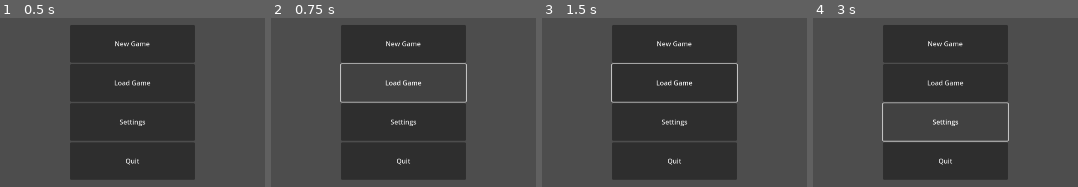
Above: before the commit, frames 1-4 (left to right).
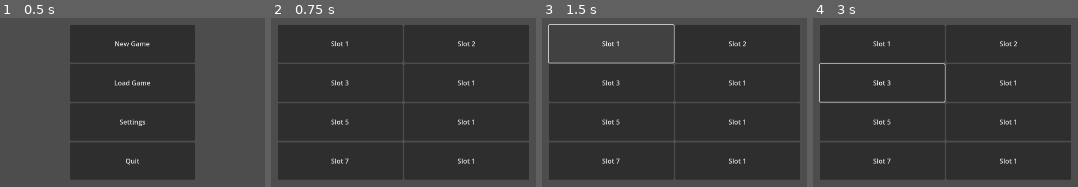
Above: after the commit, the same moments.

Repository: CookiesNKohii/p_TC
Game: Godot game, scene res://CoreScenes/mainMenu.tscn
The game is run twice, just before and just after one commit, with the same random seed, the same clock (stepped at 60 frames per second) and the same inputs.
Inputs (mouse positions are in pixels of both pictures, inside the frame that each line leads up to):
- Up to frame 1 (0.5 s): no input
- Up to frame 2 (0.75 s): click "Load Game" at 0.5 s
- Up to frame 3 (1.5 s): click (610, 43) at 1.25 s, where only the run after the commit has a clickable "Slot 1"
- Up to frame 4 (3 s): click (881, 82) at 2 s, where only the run after the commit has a clickable "Slot 3"; click (945, 122) at 2.75 s, where only the run before the commit has a clickable "Settings"

Frame 1 is identical in both runs. In frame 2, 44% of the frame differs, in the area x 2-98%, y 4-96%; in frame 3, 40%; in frame 4, 45%.

Commit message:
Save/Load menu panel behaviours added

Diff:
--- a/GodotFiles/CoreScenes/mainMenu.gd
+++ b/GodotFiles/CoreScenes/mainMenu.gd
@@ -1,20 +1,52 @@
 extends Control
 
+@onready var savingFile = true
+@onready var loadingFile = null
+@onready var saveFiles = null
+@onready var settingsContainer = $SettingsContainer
+@onready var saveFileContainer = $SaveFilesContainer
+@onready var mainMenuContainer = $MainMenuContainer
+
+@onready var activeContainer = mainMenuContainer
+
+func _process(delta):
+	#print("_")
+	if Input.is_action_just_pressed("Esc"):
+		activeContainer.visible = !activeContainer.visible
+		activeContainer = mainMenuContainer
+		activeContainer.visible = true
+	else:
+		pass
 
 func _on_new_game_pressed(): #when pressed, will make Menu Margin invisible and save files Container visible - funcSAVING == true, funcLOADING == false
-	pass # Replace with function body.
+	print("New Game")
+	activeContainer.visible = !activeContainer.visible
+	savingFile = true
+	loadingFile = false
+	activeContainer = saveFileContainer
+	activeContainer.visible = true
 
 
 
 func _on_load_game_pressed(): #when pressed, will make Menu Margin invisible and save files Container visible - funcSAVING == false, funcLOADING == true
-	pass # Replace with function body.
-
+	print("Load Game")
+	activeContainer.visible = !activeContainer.visible
+	savingFile = false
+	loadingFile = true
+	activeContainer = saveFileContainer
+	if saveFiles == null:
+		savingFile = true
+		loadingFile = false
+		print("Error: No save files available. Press 'New Game' to create a new save")
+		activeContainer.visible = true
+	else:
+		pass
 
 
 
 func _on_settings_pressed(): #when pressed, will make Menu Container invisible and settings Container visible
-	pass # Replace with function body.
-
+	print("Settings")
+	activeContainer = settingsContainer
 
 
 
--- a/GodotFiles/CoreScenes/mainMenu.tscn
+++ b/GodotFiles/CoreScenes/mainMenu.tscn
@@ -11,7 +11,7 @@
 grow_vertical = 2
 script = ExtResource("1_mi0y4")
 
-[node name="MarginContainer" type="MarginContainer" parent="."]
+[node name="MainMenuContainer" type="MarginContainer" parent="."]
 layout_mode = 1
 anchors_preset = 7
 anchor_left = 0.5
@@ -24,31 +24,146 @@
 grow_horizontal = 2
 grow_vertical = 0
 
-[node name="VBoxContainer" type="VBoxContainer" parent="MarginContainer"]
+[node name="VBoxContainer" type="VBoxContainer" parent="MainMenuContainer"]
 custom_minimum_size = Vector2(300, 500)
 layout_mode = 2
 
-[node name="New Game" type="Button" parent="MarginContainer/VBoxContainer"]
+[node name="New Game" type="Button" parent="MainMenuContainer/VBoxContainer"]
 custom_minimum_size = Vector2(300, 90)
 layout_mode = 2
 text = "New Game"
 
-[node name="Load Game" type="Button" parent="MarginContainer/VBoxContainer"]
+[node name="Load Game" type="Button" parent="MainMenuContainer/VBoxContainer"]
 custom_minimum_size = Vector2(300, 90)
 layout_mode = 2
 text = "Load Game"
 
-[node name="Settings" type="Button" parent="MarginContainer/VBoxContainer"]
+[node name="Settings" type="Button" parent="MainMenuContainer/VBoxContainer"]
 custom_minimum_size = Vector2(300, 90)
 layout_mode = 2
 text = "Settings"
 
-[node name="Quit" type="Button" parent="MarginContainer/VBoxContainer"]
+[node name="Quit" type="Button" parent="MainMenuContainer/VBoxContainer"]
 custom_minimum_size = Vector2(300, 90)
 layout_mode = 2
 text = "Quit"
 
-[connection signal="pressed" from="MarginContainer/VBoxContainer/New Game" to="." method="_on_new_game_pressed"]
-[connection signal="pressed" from="MarginContainer/VBoxContainer/Load Game" to="." method="_on_load_game_pressed"]
-[connection signal="pressed" from="MarginContainer/VBoxContainer/Settings" to="." method="_on_settings_pressed"]
-[connection signal="pressed" from="MarginContainer/VBoxContainer/Quit" to="." method="_on_quit_pressed"]
+[node name="SettingsContainer" type="MarginContainer" parent="."]
+visible = false
+layout_mode = 1
+anchors_preset = 7
+anchor_left = 0.5
+anchor_top = 1.0
+anchor_right = 0.5
+anchor_bottom = 1.0
+offset_left = -150.0
+offset_top = -372.0
+offset_right = 150.0
+grow_horizontal = 2
+grow_vertical = 0
+
+[node name="VBoxContainer" type="VBoxContainer" parent="SettingsContainer"]
+custom_minimum_size = Vector2(300, 500)
+layout_mode = 2
+
+[node name="New Game" type="Button" parent="SettingsContainer/VBoxContainer"]
+custom_minimum_size = Vector2(300, 90)
+layout_mode = 2
+text = "New Game"
+
+[node name="Load Game" type="Button" parent="SettingsContainer/VBoxContainer"]
+custom_minimum_size = Vector2(300, 90)
+layout_mode = 2
+text = "Load Game"
+
+[node name="Settings" type="Button" parent="SettingsContainer/VBoxContainer"]
+custom_minimum_size = Vector2(300, 90)
+layout_mode = 2
+text = "Settings"
+
+[node name="Quit" type="Button" parent="SettingsContainer/VBoxContainer"]
+custom_minimum_size = Vector2(300, 90)
+layout_mode = 2
+text = "Quit"
+
+[node name="SaveFilesContainer" type="MarginContainer" parent="."]
+visible = false
+layout_mode = 1
+anchors_preset = 7
+anchor_left = 0.5
+anchor_top = 1.0
+anchor_right = 0.5
+anchor_bottom = 1.0
+offset_left = -150.0
+offset_top = -372.0
+offset_right = 150.0
+grow_horizontal = 2
+grow_vertical = 0
+
+[node name="HBoxContainer" type="HBoxContainer" parent="SaveFilesContainer"]
+layout_mode = 2
+
+[node name="VBoxContainer_" type="VBoxContainer" parent="SaveFilesContainer/HBoxContainer"]
+custom_minimum_size = Vector2(300, 500)
+layout_mode = 2
+
+[node name="Slot1" type="Button" parent="SaveFilesContainer/HBoxContainer/VBoxContainer_"]
+custom_minimum_size = Vector2(300, 90)
+layout_mode = 2
+text = "Slot 1
+"
+
+[node name="Slot3" type="Button" parent="SaveFilesContainer/HBoxContainer/VBoxContainer_"]
+custom_minimum_size = Vector2(300, 90)
+layout_mode = 2
+text = "Slot 3
+"
+
+[node name="Slot5" type="Button" parent="SaveFilesContainer/HBoxContainer/VBoxContainer_"]
+custom_minimum_size = Vector2(300, 90)
+layout_mode = 2
+text = "Slot 5
+"
+
+[node name="Slot7" type="Button" parent="SaveFilesContainer/HBoxContainer/VBoxContainer_"]
+custom_minimum_size = Vector2(300, 90)
+layout_mode = 2
+text = "Slot 7
+"
+
+[node name="VBoxContainer_2" type="VBoxContainer" parent="SaveFilesContainer/HBoxContainer"]
+custom_minimum_size = Vector2(300, 500)
+layout_mode = 2
+
+[node name="Slot2" type="Button" parent="SaveFilesContainer/HBoxContainer/VBoxContainer_2"]
+custom_minimum_size = Vector2(300, 90)
+layout_mode = 2
+text = "Slot 2
+"
+
+[node name="Slot4" type="Button" parent="SaveFilesContainer/HBoxContainer/VBoxContainer_2"]
+custom_minimum_size = Vector2(300, 90)
+layout_mode = 2
+text = "Slot 1
+"
+
+[node name="Slot6" type="Button" parent="SaveFilesContainer/HBoxContainer/VBoxContainer_2"]
+custom_minimum_size = Vector2(300, 90)
+layout_mode = 2
+text = "Slot 1
+"
+
+[node name="Slot8" type="Button" parent="SaveFilesContainer/HBoxContainer/VBoxContainer_2"]
+custom_minimum_size = Vector2(300, 90)
+layout_mode = 2
+text = "Slot 1
+"
+
+[connection signal="pressed" from="MainMenuContainer/VBoxContainer/New Game" to="." method="_on_new_game_pressed"]
+[connection signal="pressed" from="MainMenuContainer/VBoxContainer/Load Game" to="." method="_on_load_game_pressed"]
+[connection signal="pressed" from="MainMenuContainer/VBoxContainer/Settings" to="." method="_on_settings_pressed"]
+[connection signal="pressed" from="MainMenuContainer/VBoxContainer/Quit" to="." method="_on_quit_pressed"]
+[connection signal="pressed" from="SettingsContainer/VBoxContainer/New Game" to="." method="_on_new_game_pressed"]
+[connection signal="pressed" from="SettingsContainer/VBoxContainer/Load Game" to="." method="_on_load_game_pressed"]
+[connection signal="pressed" from="SettingsContainer/VBoxContainer/Settings" to="." method="_on_settings_pressed"]
+[connection signal="pressed" from="SettingsContainer/VBoxContainer/Quit" to="." method="_on_quit_pressed"]
